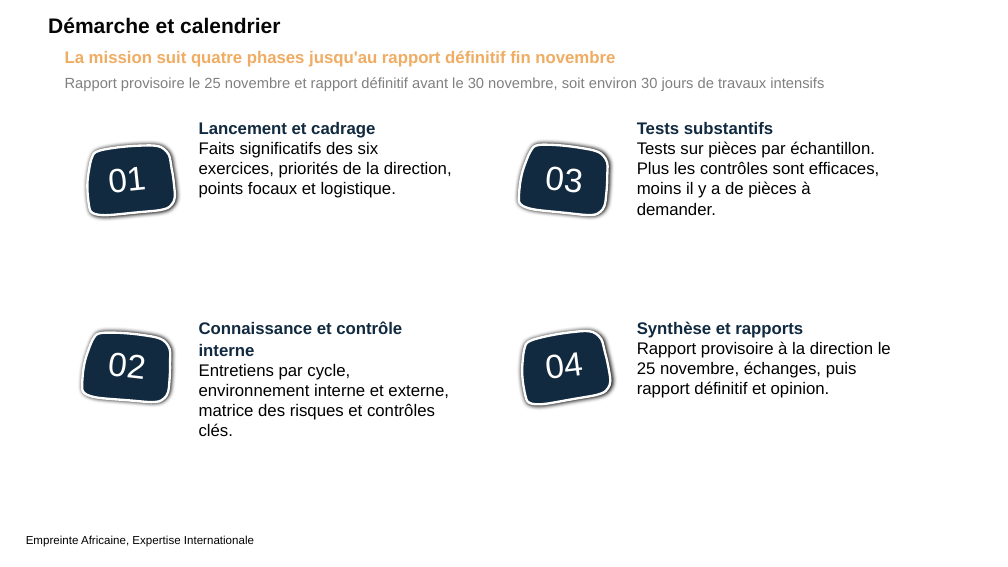
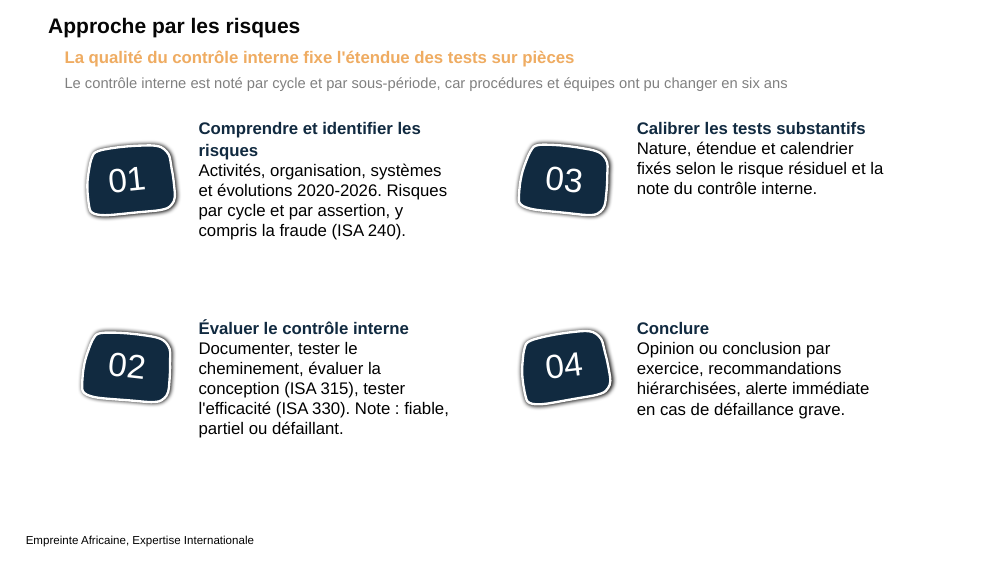
Before and after one commit to siakoel-art/FPPN, a slide deck: slide 6 of FPPN_CR_reunion_de_lancement_Adenka_20261014.pptx (slide 4 before the commit). Drawn at 1008x567 pixels with LibreOffice and Linux fonts; fonts in the diff are those of the drawing; background and template pictures are left out. Boxes give left, top, right and bottom in pixels: in the first picture for what was removed or moved away, otherwise in the second. Text is boxed around its words. In the diff, an @@ line names an element or a change of style, - is before the commit and + after.

```diff
--- a/FPPN_CR_reunion_de_lancement_Adenka_20261014.pptx
+++ b/FPPN_CR_reunion_de_lancement_Adenka_20261014.pptx
@@ text at [48, 17, 301, 37]: text changed @@
-Démarche et calendrier
+Approche par les risques
@@ text at [65, 50, 574, 67]: text changed @@
-La mission suit quatre phases jusqu'au rapport définitif fin novembre
+La qualité du contrôle interne fixe l'étendue des tests sur pièces
@@ text at [65, 77, 788, 91]: text changed @@
-Rapport provisoire le 25 novembre et rapport définitif avant le 30 novembre, soit environ 30 jours de travaux intensifs
+Le contrôle interne est noté par cycle et par sous-période, car procédures et équipes ont pu changer en six ans
@@ text at [199, 122, 448, 240]: text changed @@
-Lancement et cadrage
-Faits significatifs des six exercices, priorités de la direction, points focaux et logistique.
+Comprendre et identifier les risques
+Activités, organisation, systèmes et évolutions 2020-2026. Risques par cycle et par assertion, y compris la fraude (ISA 240).
@@ text at [637, 122, 883, 194]: text changed @@
-Tests substantifs
-Tests sur pièces par échantillon. Plus les contrôles sont efficaces, moins il y a de pièces à demander.
+Calibrer les tests substantifs
+Nature, étendue et calendrier fixés selon le risque résiduel et la note du contrôle interne.
@@ text at [199, 320, 449, 438]: text changed @@
-Connaissance et contrôle interne
-Entretiens par cycle, environnement interne et externe, matrice des risques et contrôles clés.
+Évaluer le contrôle interne
+Documenter, tester le cheminement, évaluer la conception (ISA 315), tester l'efficacité (ISA 330). Note : fiable, partiel ou défaillant.
@@ text at [637, 322, 869, 419]: text changed @@
-Synthèse et rapports
-Rapport provisoire à la direction le 25 novembre, échanges, puis rapport définitif et opinion.
+Conclure
+Opinion ou conclusion par exercice, recommandations hiérarchisées, alerte immédiate en cas de défaillance grave.
```
Also in this commit, not shown: 3 other slides changed, 4 slides added.
